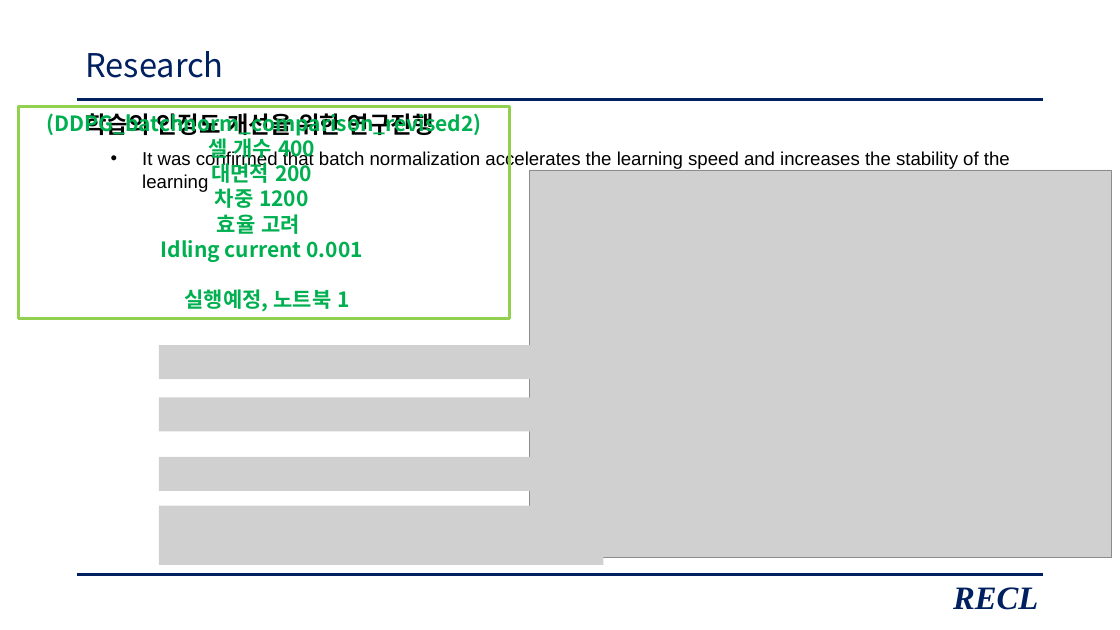
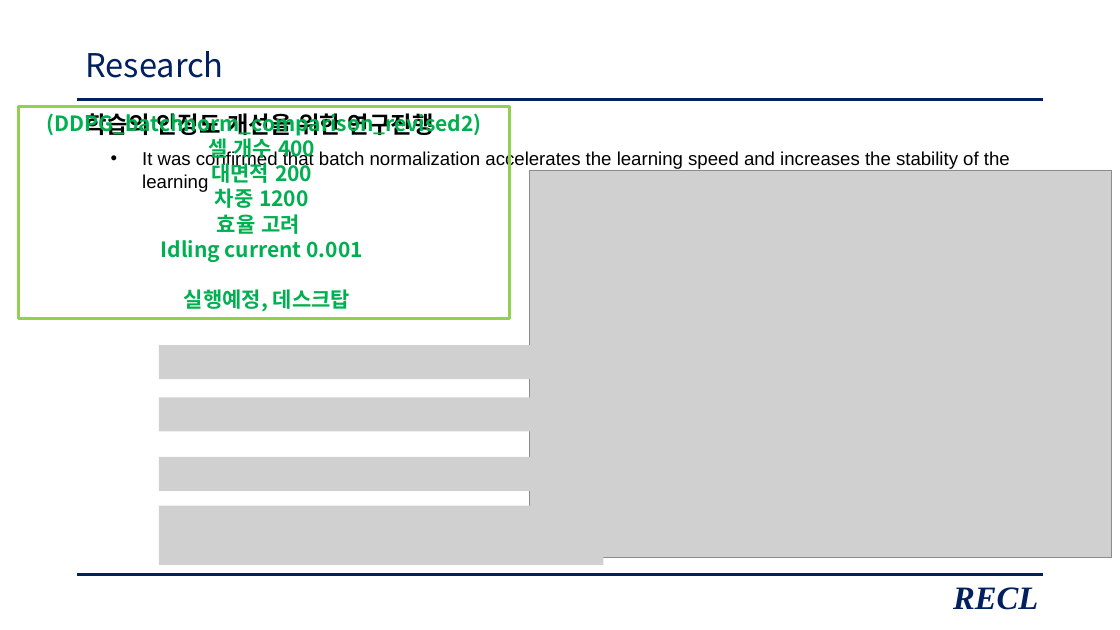
Before and after one commit to zidane89/experiment_essential_degradation, a slide deck: slide 16 of 발표자료_중안3.pptx. Drawn at 1120x630 pixels with LibreOffice and Linux fonts; fonts in the diff are those of the drawing; grey boxes stand for pictures. Boxes give left, top, right and bottom in pixels: in the first picture for what was removed or moved away, otherwise in the second. Text is boxed around its words. In the diff, an @@ line names an element or a change of style, - is before the commit and + after.

```diff
--- a/발표자료_중안3.pptx
+++ b/발표자료_중안3.pptx
@@ text in rectangle at (184,289,350,311): text changed @@
-실행예정, 노트북 1
+실행예정, 데스크탑
```
Also in this commit, not shown: 8 other slides changed, 2 slides added, 1 slide removed.
